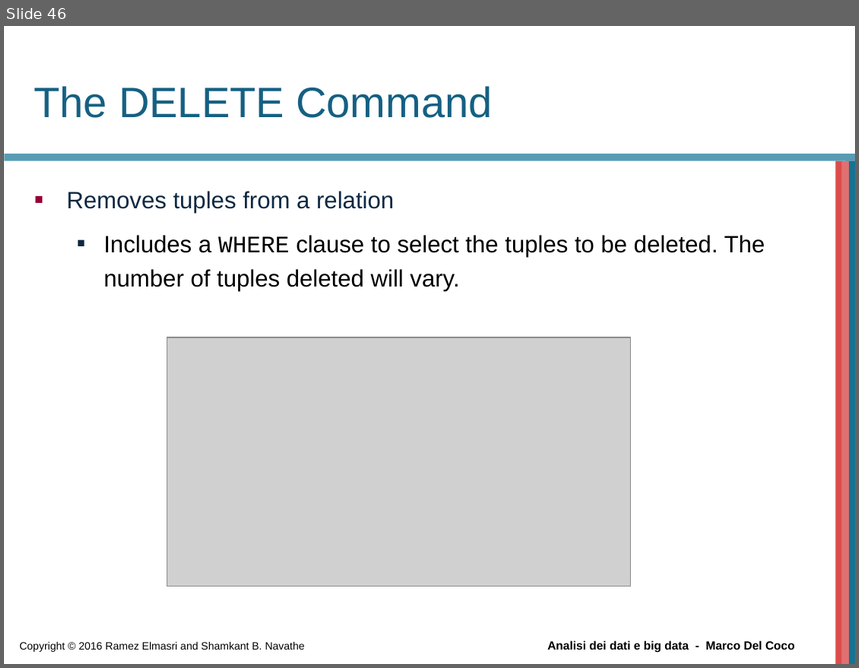
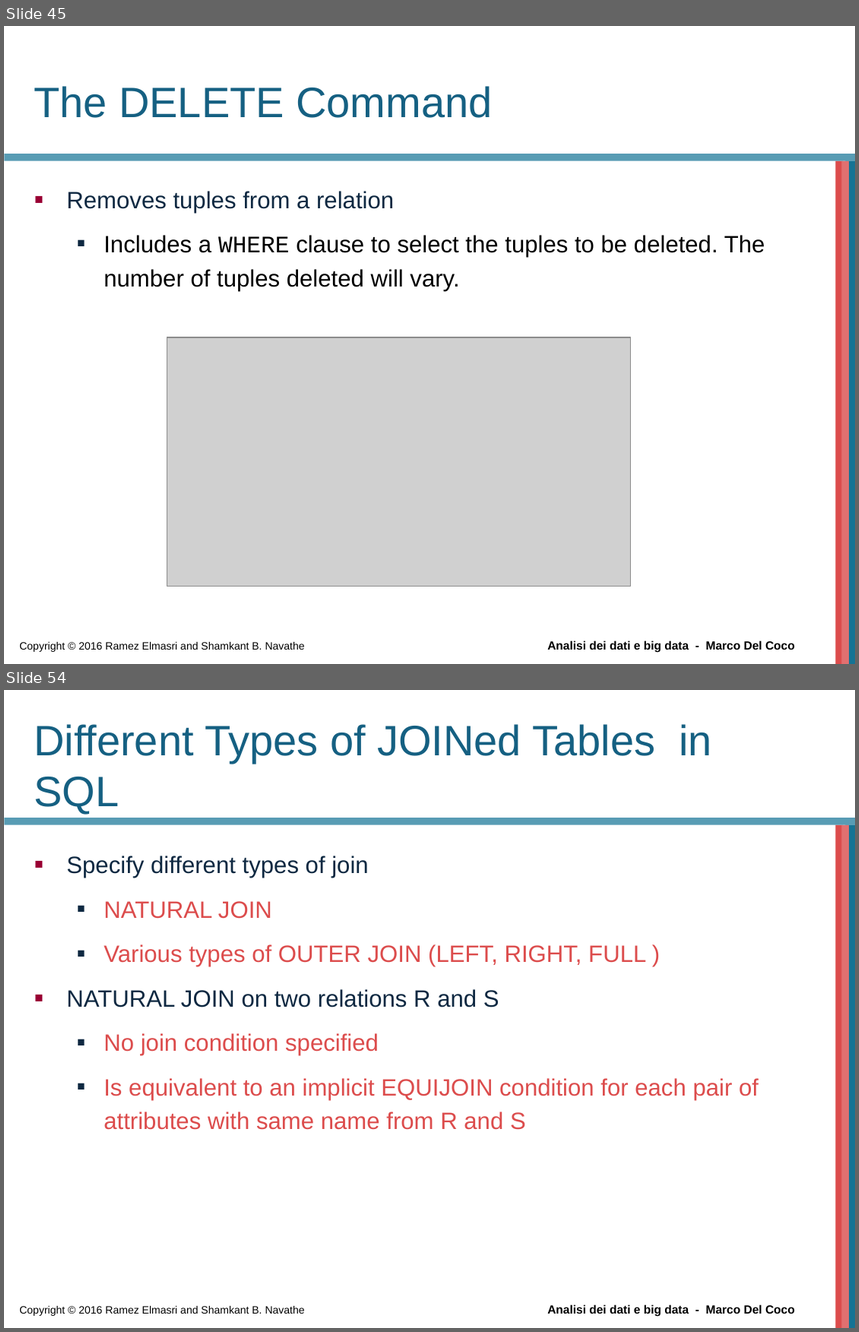
Before and after one commit to beppe2hd/AnalisiDati_BigData, a slide deck: materials/Chapter06.ppt. Shown one above the other, each under a label of ours: slide 46 before the commit, slides 45 and 54 after it; the slides between them are not shown. The pictures are 859x668 and 859x1332 pixels, drawn with LibreOffice and Linux fonts; fonts in the diff are those of the drawing; grey boxes stand for pictures; background and template pictures are left out. Boxes give left, top, right and bottom in pixels: in the first picture for what was removed or moved away, otherwise in the second. Text is boxed around its words. In the diff, an @@ line names an element or a change of style, - is before the commit and + after.

Commit message:
update join lesson

```diff
--- a/materials/Chapter06.ppt
+++ b/materials/Chapter06.ppt
@@ slide 54 added at (4, 690, 855, 1328), background #FFFFFF; not listed: 6 template elements that a slide beside it also shows @@
@@ title added at (34, 724, 712, 814), 36 pt, text #156082 @@
+Different Types of JOINed Tables in SQL
@@ text added at (66, 856, 759, 1130), 20 pt, text #DC4C4C @@
+■ Specify different types of join
+  ■ NATURAL JOIN
+  ■ Various types of OUTER JOIN (LEFT, RIGHT, FULL )
+■ NATURAL JOIN on two relations R and S
+  ■ No join condition specified
+  ■ Is equivalent to an implicit EQUIJOIN condition for each pair of attributes with same name from R and S
@@ what was slide 46 is now slide 45 @@
```
Also in this commit, not shown: 4 slides changed, 15 other slides added, 1 slide removed, 2 other files.
